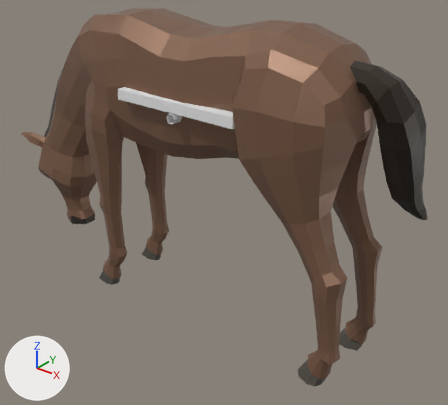
A saved change to the glTF model game/assets/models/buildings/horse_0.glb.
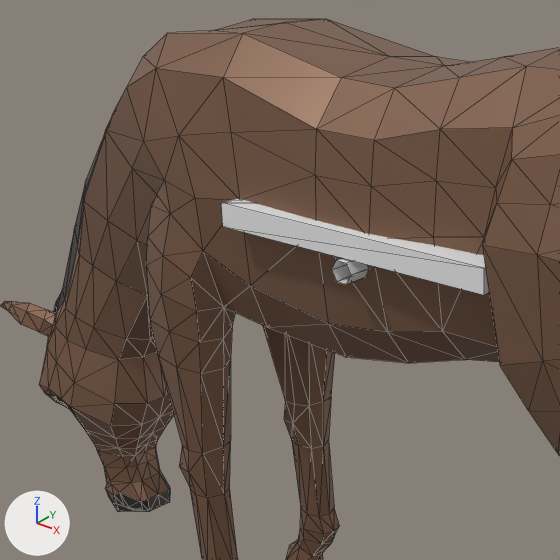
There are two pictures of each version: one whole from a 50 mm camera at (1.81, -2.18, 2.01) aimed at (0.0, 0.09, 0.61), one close up on the part from 5% to 59% of the width and 0% to 61% of the height. Arrows for +X, +Y and +Z are at lower left; the lights stay in place. The first two pictures are the older version. The close-ups show mesh edges as thin lines. Vertices at exactly the same position are counted once.

Names of what the first close-up shows: 'horse_0'.
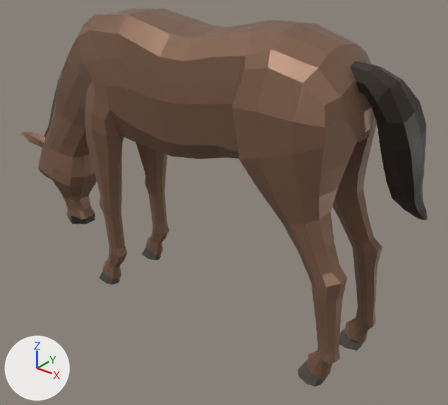
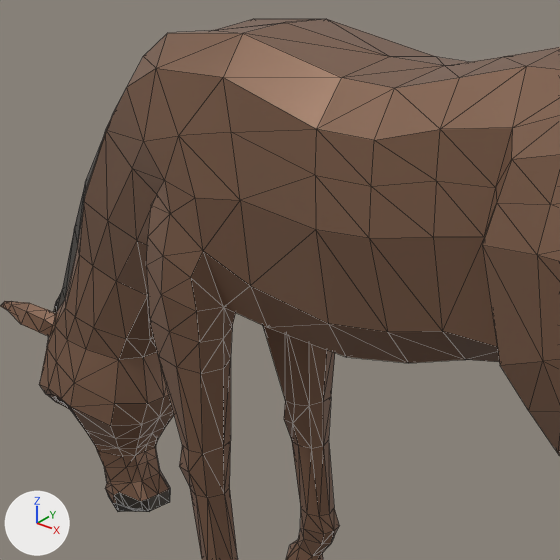
Pixel boxes (x1, y1, x2, y2) of what changed, in the close-ups (560 x 560 px):
'horse_0', recoloured, reshaped
    both: (0, 19, 560, 560)
part 1 of me_horse, deleted
    before: (332, 258, 368, 284)
part 2 of me_horse, deleted
    before: (221, 198, 489, 295)

The change, as a diff of the scene's bpy script:
```diff
--- a/game/assets/models/buildings/horse_0.glb.py
+++ b/game/assets/models/buildings/horse_0.glb.py
@@ mat_main @@
 n0 = _N.new('ShaderNodeBsdfPrincipled'); n0.name = 'Principled BSDF'
+n0.inputs[0].default_value = (0.24, 0.13, 0.08, 1.0)  # 'Base Color', brown #866550
 n0.inputs[1].default_value = 0.4  # 'Metallic'
@@ mat_main @@
 n1 = _N.new('ShaderNodeOutputMaterial'); n1.name = 'Material Output'
-n2 = _N.new('ShaderNodeMix'); n2.name = 'Mix'
-n2.data_type = 'RGBA'
-n2.blend_type = 'MULTIPLY'
-n2.inputs[0].default_value = 1.0  # 'Factor'
-n2.inputs[7].default_value = (0.24, 0.13, 0.08, 1.0)  # 'B', brown #866550
-n3 = _N.new('ShaderNodeVertexColor'); n3.name = 'Color Attribute'
 _L.new(n0.outputs[0], n1.inputs[0])  # 'BSDF' to 'Surface'
-_L.new(n2.outputs[2], n0.inputs[0])  # 'Result' to 'Base Color'
-_L.new(n3.outputs[0], n2.inputs[6])  # 'Color' to 'A'
@@ me_horse @@
 # used by ob_horse_0; location = (0.0, 0.0, 0.0)
-me_horse.from_pydata(...)  # 1113 vertices, 2204 faces; spans x -1.44..0.99, y -0.31..0.34, z 0.0..1.57
+me_horse.from_pydata(...)  # 1093 vertices, 2182 faces; spans x -1.44..0.99, y -0.31..0.34, z 0.0..1.57
+# me_horse part 1: the loose piece of 12 vertices spanning x -0.03..0.02, y -0.28..0.28, z 1.13..1.17 is deleted
+# me_horse part 2: the loose piece of 8 vertices spanning x -0.35..0.33, y -0.27..0.27, z 1.17..1.22 is deleted
 me_horse.materials.append(mat_main)
@@ me_horse @@
 me_horse.materials.append(mat_eye_white)
-me_horse.materials.append(mat_iron)
-me_horse.materials.append(mat_planks)
```
